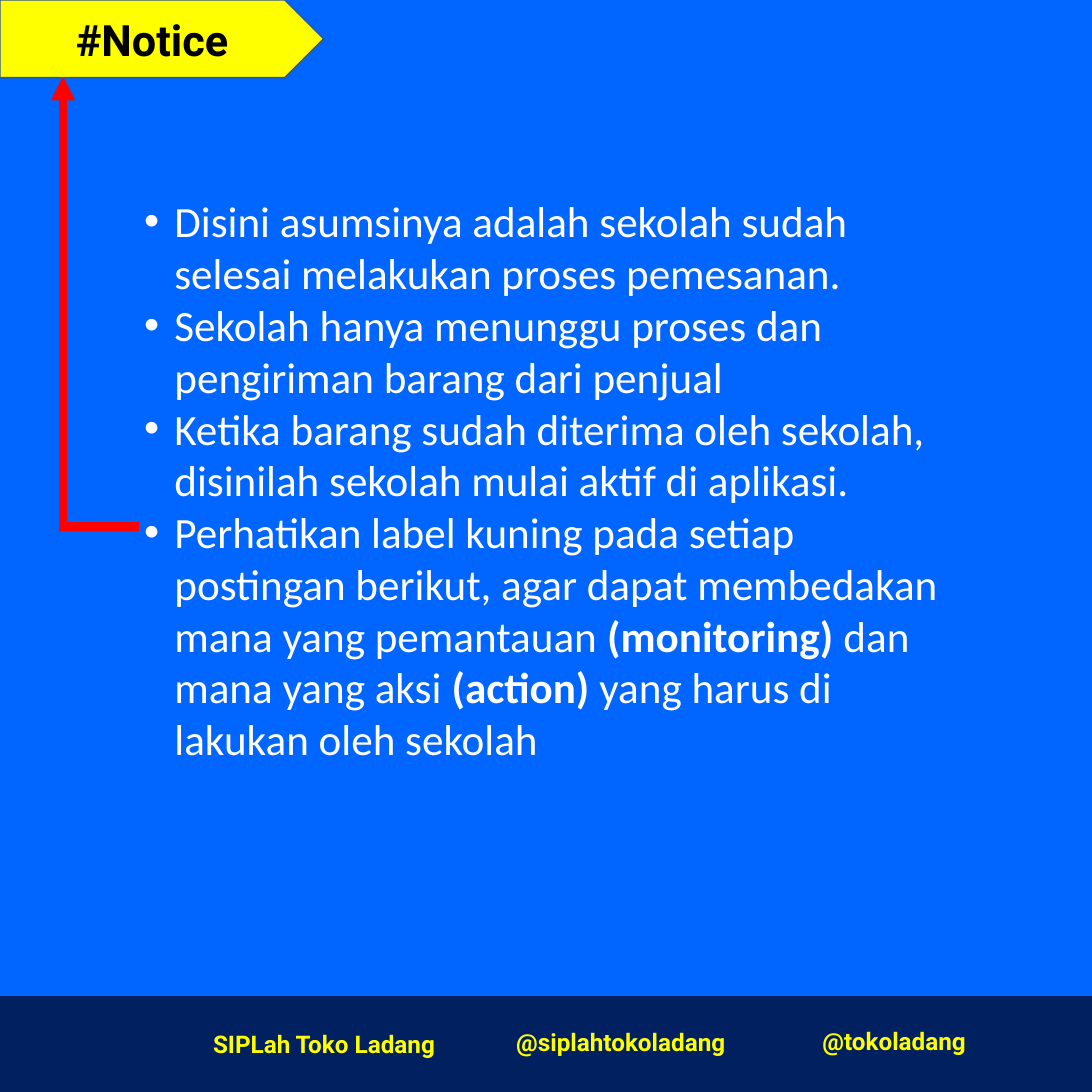
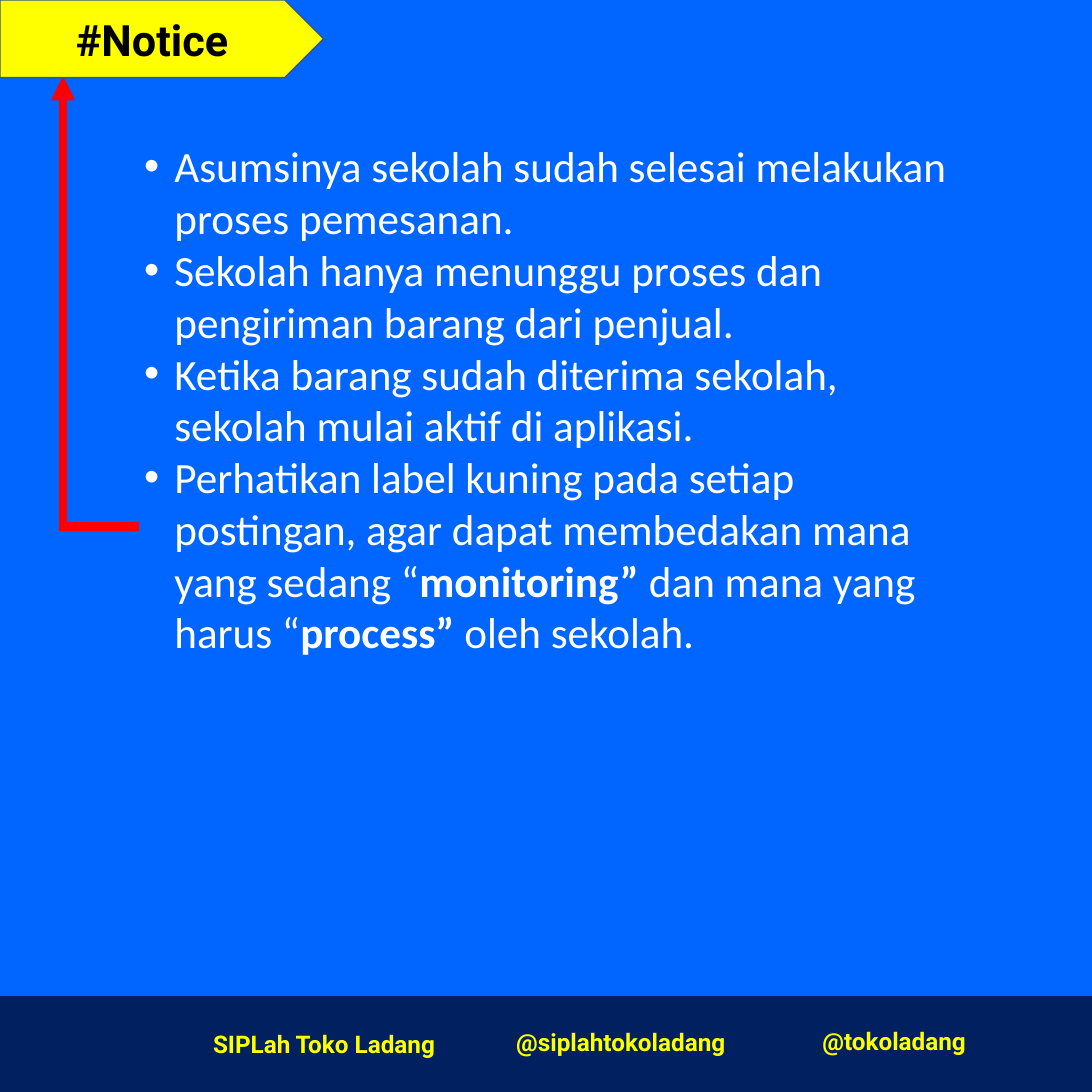
Before and after one commit to mexop99/SOP-Toko-Ladang, a slide deck: slide 2 of sop-pembeli.pptx. Drawn at 1092x1092 pixels with LibreOffice and Linux fonts; fonts in the diff are those of the drawing; background and template pictures are left out. Boxes give left, top, right and bottom in pixels: in the first picture for what was removed or moved away, otherwise in the second. Text is boxed around its words. In the diff, an @@ line names an element or a change of style, - is before the commit and + after.

```diff
--- a/sop-pembeli.pptx
+++ b/sop-pembeli.pptx
@@ text at <box>174,152,946,655</box>: text changed @@
-• Disini asumsinya adalah sekolah sudah selesai melakukan proses pemesanan.
-• Sekolah hanya menunggu proses dan pengiriman barang dari penjual
-• Ketika barang sudah diterima oleh sekolah, disinilah sekolah mulai aktif di aplikasi.
-• Perhatikan label kuning pada setiap postingan berikut, agar dapat membedakan mana yang pemantauan (monitoring) dan mana yang aksi (action) yang harus di lakukan oleh sekolah
+• Asumsinya sekolah sudah selesai melakukan proses pemesanan.
+• Sekolah hanya menunggu proses dan pengiriman barang dari penjual.
+• Ketika barang sudah diterima sekolah, sekolah mulai aktif di aplikasi.
+• Perhatikan label kuning pada setiap postingan, agar dapat membedakan mana yang sedang “monitoring” dan mana yang harus “process” oleh sekolah.
```
Also in this commit, not shown: 11 other slides changed.
